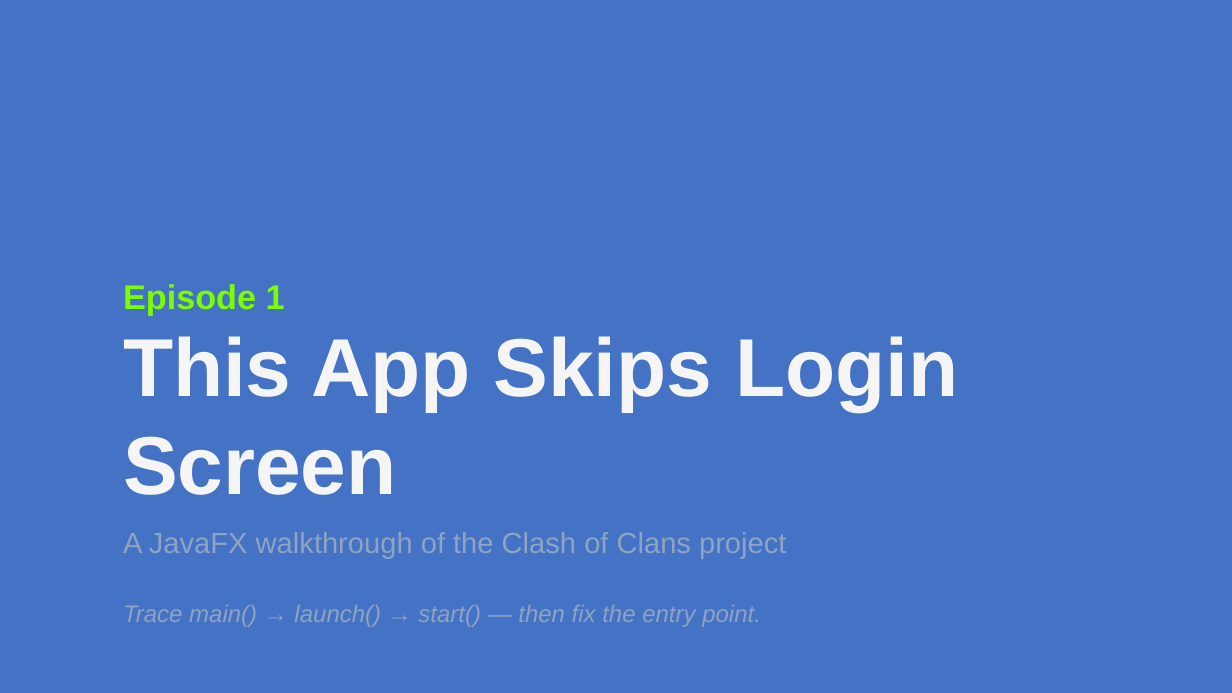
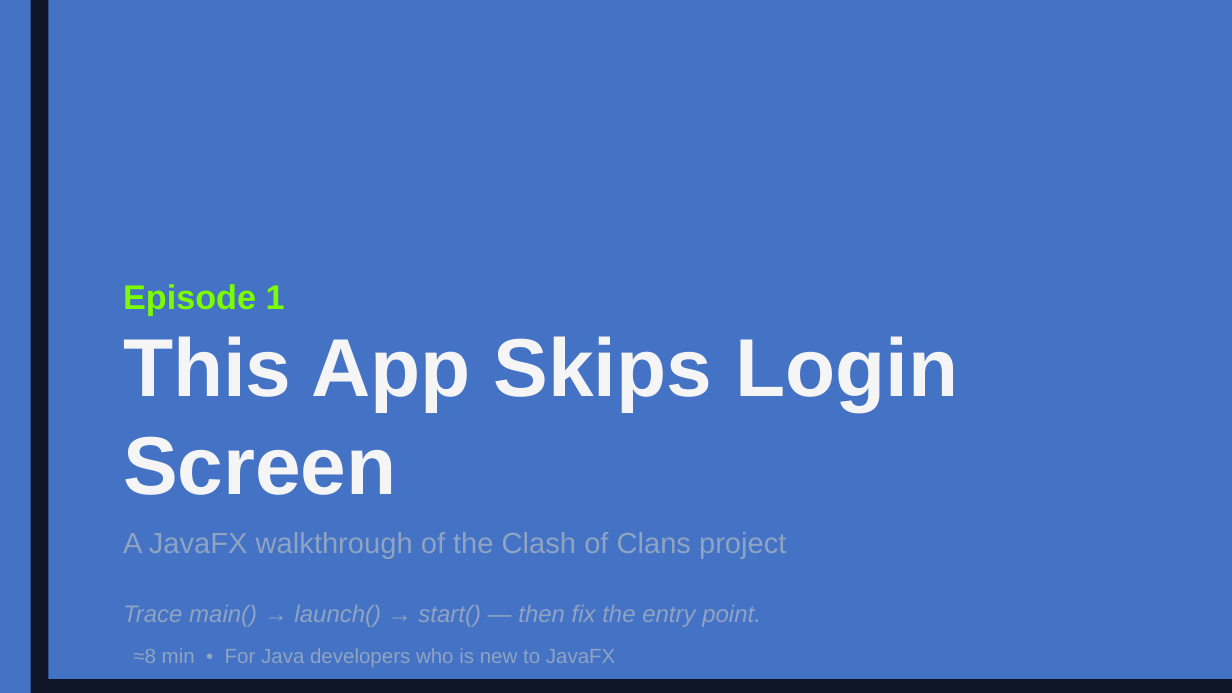
Before and after one commit to sPyOpenSource/applications, a slide deck: slide 1 of COC/docs/Ep1-This-App-Skips-Login-Screen.odp. Drawn at 1232x693 pixels with LibreOffice and Linux fonts; fonts in the diff are those of the drawing. Boxes give left, top, right and bottom in pixels: in the first picture for what was removed or moved away, otherwise in the second. Text is boxed around its words. In the diff, an @@ line names an element or a change of style, - is before the commit and + after.

```diff
--- a/COC/docs/Ep1-This-App-Skips-Login-Screen.odp
+++ b/COC/docs/Ep1-This-App-Skips-Login-Screen.odp
@@ rectangle: place and size @@
-rectangle at (6,0,1232,693)
+rectangle at (48,0,1232,679)
@@ text added at (133,648,615,667), 12 pt, text #8FA3C2 @@
+≈8 min • For Java developers who is new to JavaFX
```
Also in this commit, not shown: 7 other slides changed, 3 other files.
